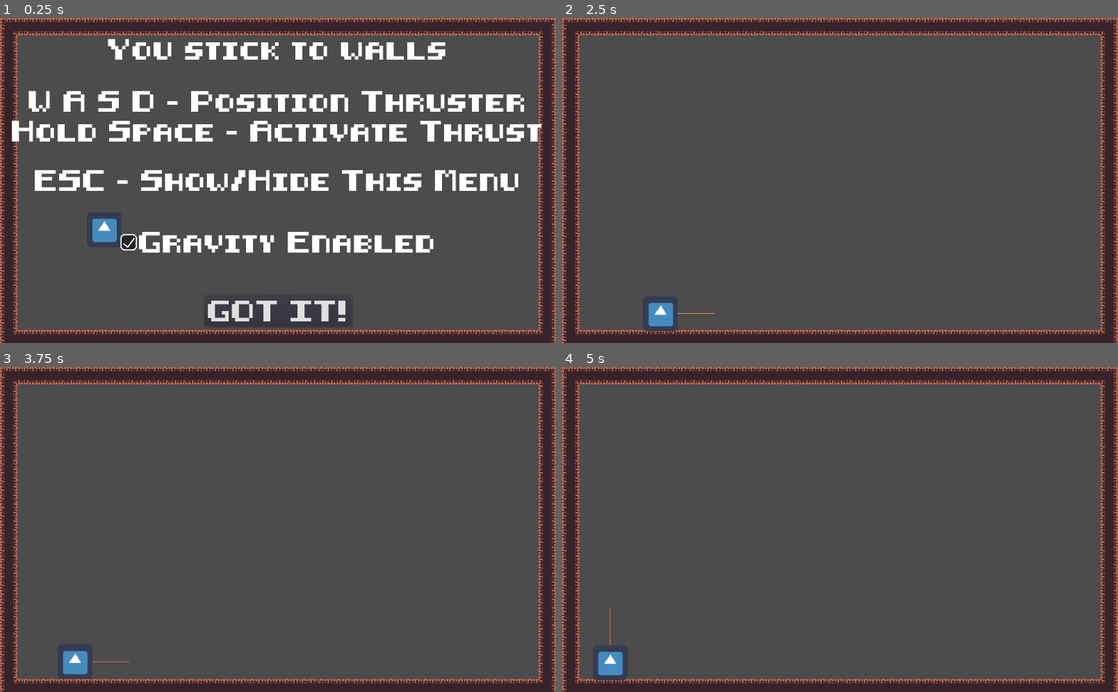
Above: before the commit, frames 1-4 (two rows, left to right).
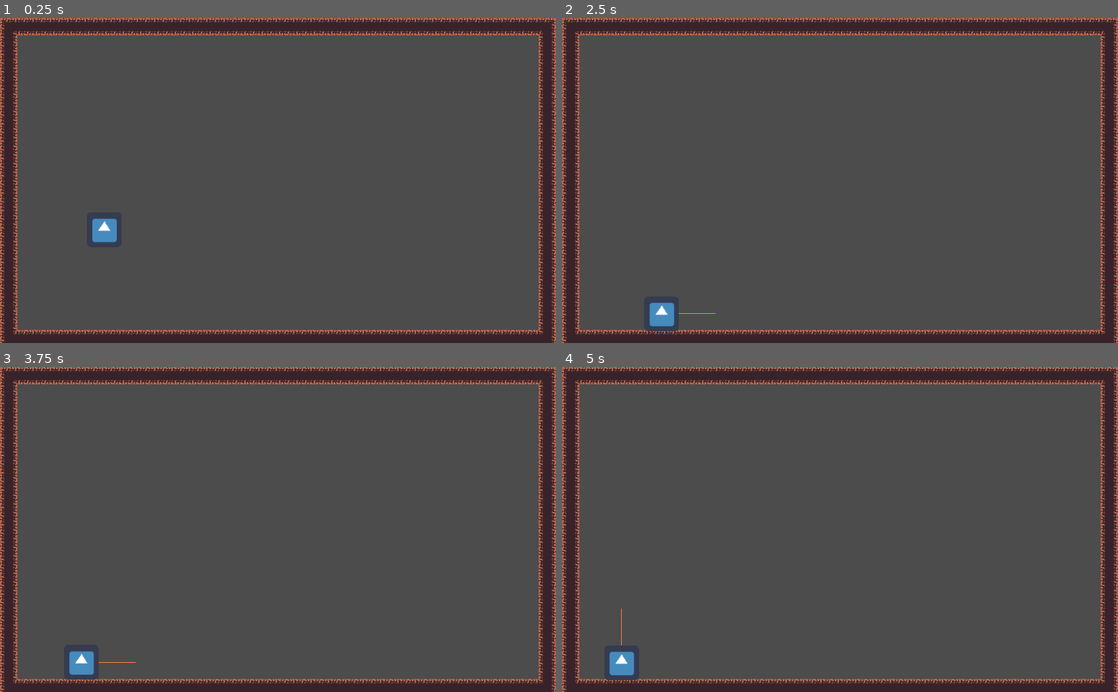
Above: after the commit, the same moments.

Repository: jacksonopp/untitled-zero-g
Game: Godot game, scene res://src/World.tscn
The game is run twice, just before and just after one commit, with the same random seed, the same clock (stepped at 60 frames per second) and the same inputs. The engine's default icon, where the game draws it, is replaced by a stand-in: a white triangle on a blue panel in a dark square.
Inputs (mouse positions are in pixels of both pictures, inside the frame that each line leads up to):
- Up to frame 1 (0.25 s): no input
- Up to frame 2 (2.5 s): click (840, 242) at 0.5 s, where only the run before the commit has a clickable "Gravity Enabled"; click (840, 310) at 1.25 s, where only the run before the commit has a clickable "GOT IT!"; hold D (move_right) from 2.03 s (still down); hold Space (jet) from 2.03 s (still down)
- Up to frame 3 (3.75 s): release D (move_right) at 2.78 s; release Space (jet) at 2.78 s; hold S (move_down) 2.78-3.53 s; tap Space (jet) at 2.85 s; tap Enter at 3.5 s; hold D (move_right) from 3.53 s (still down); hold Space (jet) from 3.53 s (still down)
- Up to frame 4 (5 s): release D (move_right) at 4.28 s; release Space (jet) at 4.28 s; hold W (move_up) from 4.28 s (still down); tap Space (jet) at 4.35 s

The runs differ from the first frame. In frame 1, 12% of the frame differs, in the area x 2-98%, y 6-94%; in frame 2, less than 0.1%; in frame 3, 0.3%; in frame 4, 0.4%.

Commit message:
converted player movment to state machine added basic depleting thrust

Diff:
--- a/project.godot
+++ b/project.godot
@@ -13,6 +13,10 @@
 config/name="zero-g"
 run/main_scene="res://src/World.tscn"
 config/icon="res://icon.png"
+
+[autoload]
+
+PlayerStats="*res://src/Globals/PlayerStats.tscn"
 
 [input]
 
--- /dev/null
+++ b/src/Globals/PlayerStats.gd
@@ -0,0 +1,3 @@
+extends Node
+
+var FUEL_AMT := 100
--- /dev/null
+++ b/src/Globals/PlayerStats.tscn
@@ -0,0 +1,6 @@
+[gd_scene load_steps=2 format=2]
+
+[ext_resource path="res://src/Globals/PlayerStats.gd" type="Script" id=1]
+
+[node name="PlayerStats" type="Node"]
+script = ExtResource( 1 )
--- a/src/Player/Player.gd
+++ b/src/Player/Player.gd
@@ -1,7 +1,10 @@
 extends KinematicBody2D
 
-# Jet speeds
-export var jet_speed := 100
+var playerStats := PlayerStats
+
+# boost speeds
+export var fuel_burn_rate := 10
+export var boost_speed := 100
 export var max_speed := 200
 
 # Collision Speeds
@@ -13,18 +16,24 @@
 export var gravity := 100
 export var gravity_enabled = true
 
+# Where to draw the booster line
 onready var forehead := $Position2D
+# The raycasts
 onready var raycast_n := $Raycasts/RayCastNorth
 onready var raycast_s := $Raycasts/RayCastSouth
 onready var raycast_e := $Raycasts/RayCastEast
 onready var raycast_w := $Raycasts/RayCastWest
+onready var boost_timer := $BoostTimer
 
+enum State {
+	BOOST,
+	IDLE,
+}
 
+var state = State.IDLE
 var velocity := Vector2.ZERO
 var input_vector := Vector2.ZERO
 
-func _ready() -> void:
-	is_on_collider()
 
 func _process(delta: float) -> void:
 	update()
@@ -34,23 +43,51 @@
 	draw_line(forehead_pos, (forehead_pos + input_vector) * 100, Color.coral)
 
 func _physics_process(delta: float) -> void:
+	toggle_timer_state()
+
+#	Calculate input vector
 	input_vector = calculate_input_vector()
+
+	match state:
+		State.BOOST:
+			boost(delta)
+		State.IDLE:
+			if is_on_surface():
+				stick_to_surface(delta)
+			elif gravity_enabled:
+				fall(delta)
+
 	if Input.is_action_pressed("jet"):
+		state = State.BOOST
+	else:
+		state = State.IDLE
+
+	velocity = move_and_slide(velocity)
+
+func toggle_timer_state() -> void:
+	if Input.is_action_just_pressed("jet"):
+		boost_timer.start(1.0)
+	if Input.is_action_just_released("jet"):
+		boost_timer.stop()
+
+func boost(delta: float) -> void:
+	if playerStats.FUEL_AMT > 0:
 		if gravity_enabled:
 			var new_vector = Vector2.ZERO
 			new_vector.x = input_vector.x * -max_speed
 			new_vector.y = input_vector.y * -max_speed + gravity
-			velocity = velocity.move_toward(new_vector, jet_speed * delta)
+			velocity = velocity.move_toward(new_vector, boost_speed * delta)
 		else:
-			velocity = velocity.move_toward(input_vector * -max_speed, jet_speed * delta)
-	elif is_on_collider():
-		velocity = velocity.move_toward(Vector2.ZERO, collision_friction * delta)
-	elif gravity_enabled:
-		var falling_velocity = Vector2(velocity.x, gravity)
-		velocity = velocity.move_toward(falling_velocity, max_speed * delta)
-	velocity = move_and_slide(velocity)
+			velocity = velocity.move_toward(input_vector * -max_speed, boost_speed * delta)
 
-func is_on_collider() -> bool:
+func stick_to_surface(delta: float) -> void:
+	velocity = velocity.move_toward(Vector2.ZERO, collision_friction * delta)
+
+func fall(delta: float) -> void:
+	var falling_velocity = Vector2(velocity.x, gravity)
+	velocity = velocity.move_toward(falling_velocity, max_speed * delta)
+
+func is_on_surface() -> bool:
 	return raycast_n.is_colliding() or raycast_s.is_colliding() or raycast_e.is_colliding() or raycast_w.is_colliding()
 
 func calculate_input_vector() -> Vector2:
@@ -62,15 +99,12 @@
 
 	return vector
 
-func is_moving_diagonally(vector: Vector2) -> bool:
-	var moving_diagonally = false
-
-	if vector.x == 1 or vector.x == -1:
-		if vector.y == 1 or vector.y == -1:
-			moving_diagonally = true
-
-	return moving_diagonally
-
 # TODO: Remove this
 func _on_UI_toggle_gravity(enabled: bool) -> void:
 	gravity_enabled = enabled
+
+
+func _on_BoostTimer_timeout() -> void:
+	if state == State.BOOST and playerStats.FUEL_AMT > 0:
+		playerStats.FUEL_AMT -= fuel_burn_rate
+	print(playerStats.FUEL_AMT)
--- a/src/Player/Player.tscn
+++ b/src/Player/Player.tscn
@@ -38,3 +38,7 @@
 rotation = 4.71239
 scale = Vector2( 1, 0.7 )
 enabled = true
+
+[node name="BoostTimer" type="Timer" parent="."]
+
+[connection signal="timeout" from="BoostTimer" to="." method="_on_BoostTimer_timeout"]
--- /dev/null
+++ b/src/Player/Raycasts.gd
@@ -0,0 +1,28 @@
+extends Node2D
+
+
+onready var south := $RayCastSouth
+onready var north := $RayCastNorth
+onready var east := $RayCastEast
+onready var west := $RayCastWest
+
+var raycasts = []
+var collision_emitted = false
+
+signal landed_on_surface
+
+func _ready() -> void:
+	raycasts = get_children()
+
+func _physics_process(_delta: float) -> void:
+	var number_of_collisions = 0
+	for raycast in raycasts:
+		if raycast.is_colliding():
+			number_of_collisions += 1
+
+	if number_of_collisions > 0:
+		if !collision_emitted:
+			emit_signal("landed_on_surface")
+			collision_emitted = true
+	else:
+		collision_emitted = false
--- a/src/UI/UI.gd
+++ b/src/UI/UI.gd
@@ -1,6 +1,9 @@
 extends Control
 
 signal toggle_gravity(enabled)
+
+func _ready() -> void:
+	hide()
 
 func _on_CheckBox_toggled(button_pressed: bool) -> void:
 	emit_signal("toggle_gravity", button_pressed)
